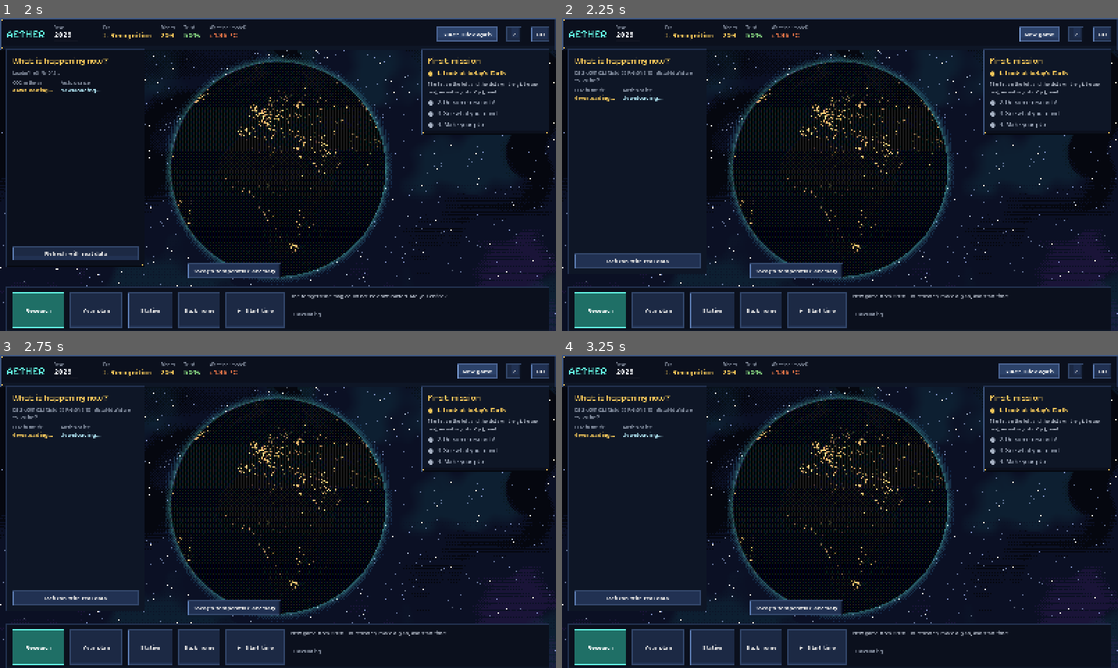
Above: before the commit, frames 1-4 (two rows, left to right).
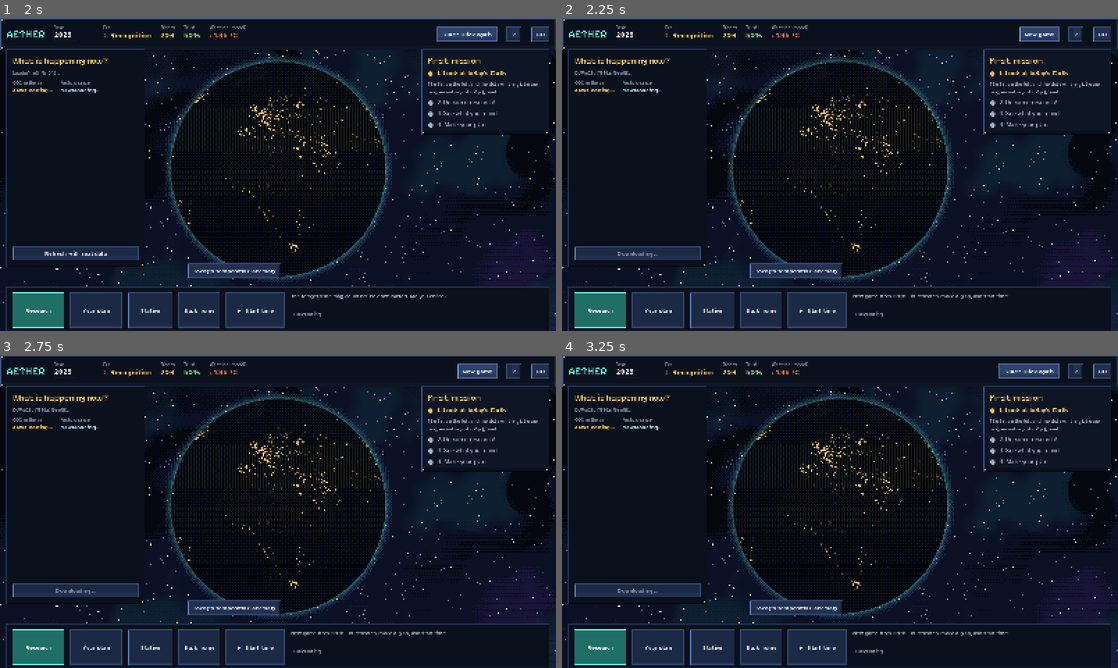
Above: after the commit, the same moments.

Repository: roadside/aether
Game: Godot game, scene res://scenes/main.tscn
Same seed, same stepped clock (60 frames per second), same inputs: the game is played once before the commit and once after it. Sound files missing from this copy of the repository are replaced by a short silence.
Inputs (mouse positions are in pixels of both pictures, inside the frame that each line leads up to):
- Up to frame 1 (2 s): tap Enter at 0.5 s; drag from (278, 165) to (333, 105) at 0.52 s; click "New game" at 1.25 s
- Up to frame 2 (2.25 s): click "Sure? Click again" at 2 s
- Up to frame 3 (2.75 s): no input
- Up to frame 4 (3.25 s): click "New game" at 2.75 s

Frame 1 is identical in both runs. In frame 2, 1.7% of the frame differs, in the area x 1-26%, y 16-82%; in frame 3, 1.7%; in frame 4, 1.7%.

Commit message:
Tengerszint a modellben: IPCC AR6 9.9 táblázat a 2100-as melegedés szerint; megjelenik a záró jelenetben és az évtized-jelzésekben
Co-Authored-By: Claude Fable 5.2 <noreply@anthropic.com>
Claude-Session: https://claude.ai/code/session_01T6sPwaPiVjASr8DLyjC9bo

Diff:
--- a/AETHER_godot/scripts/finale.gd
+++ b/AETHER_godot/scripts/finale.gd
@@ -117,6 +117,15 @@
 	return lerpf(float(series[a]), float(series[b]), f - floor(f))
 
 
+## Tengerszint (m, az 1995–2014-es átlaghoz képest) az adott évben, ha a modell eredményében van.
+func _sea(group: String, yf: float) -> float:
+	var sl: Variant = campaign.model.get("tengerszint", {})
+	if typeof(sl) != TYPE_DICTIONARY or not sl.has(group):
+		return NAN
+	var series: Array = sl[group].get("kozep", [])
+	return NAN if series.is_empty() else _temp(series, yf)
+
+
 func _year_f() -> float:
 	return lerpf(Y0, Y1, _ss(T_TITLE, T_COUNT, _t))
 
@@ -172,6 +181,10 @@
 		draw_string(UI.font_pixel, Vector2(xs[i], 150), names[i], HORIZONTAL_ALIGNMENT_CENTER, 420, 34,
 			Color(UI.SOFT if i == 0 else UI.GOLD, show))
 		draw_string(UI.font_bold, Vector2(xs[i], 660), "+%s °C" % UI.hu(temps[i], 1), HORIZONTAL_ALIGNMENT_CENTER, 420, 64, Color(cols[i], show))
+		var sea := _sea("alapeset" if i == 0 else "terv", yf)
+		if not is_nan(sea):   # IPCC AR6, 9.9 táblázat, a 2100-as melegedés szerint
+			draw_string(UI.font_body, Vector2(xs[i], 694), L.t("a tenger %d cm-rel magasabb") % int(round(sea * 100.0)),
+				HORIZONTAL_ALIGNMENT_CENTER, 420, 20, Color(Color("#7fc8f0"), show))
 	# a két út középen, ahogy az évek telnek
 	var gx0 := 640.0
 	var gx1 := 960.0
--- a/AETHER_godot/scripts/i18n_2.gd
+++ b/AETHER_godot/scripts/i18n_2.gd
@@ -2,6 +2,8 @@
 ## További angol fordítások (kulcs: a magyar szöveg). Az i18n.gd t() függvénye ezt is nézi.
 
 const EN := {
+	"a tenger %d cm-rel magasabb": "the sea is %d cm higher",
+	"a tenger +%d cm": "sea +%d cm",
 	"Saját AI beállítása": "Set up your own AI",
 	# archívum és tanulás olvasással
 	"Idén már eleget tanultál és kutattál. Jövőre folytathatod!": "You have learned and researched enough this year. Continue next year!",
--- a/AETHER_godot/scripts/milestones.gd
+++ b/AETHER_godot/scripts/milestones.gd
@@ -94,6 +94,12 @@
 		var sub := L.t("+%s °C. Még nincs terved.") % UI.hu(t, 1)
 		if has_plan:
 			sub = L.t("+%s °C · terv nélkül +%s °C lenne") % [UI.hu(t, 1), UI.hu(b, 1)]
+		var sl: Variant = m.get("tengerszint", {})
+		if typeof(sl) == TYPE_DICTIONARY and sl.has("terv"):
+			var ys: Array = m.get("evek", [])
+			for i in ys.size():
+				if int(ys[i]) == y:
+					sub += " · " + L.t("a tenger +%d cm") % int(round(float(sl["terv"]["kozep"][i]) * 100.0))
 		out.append({"cim": str(y), "alcim": sub, "fajta": "evtized"})
 	return out
 
